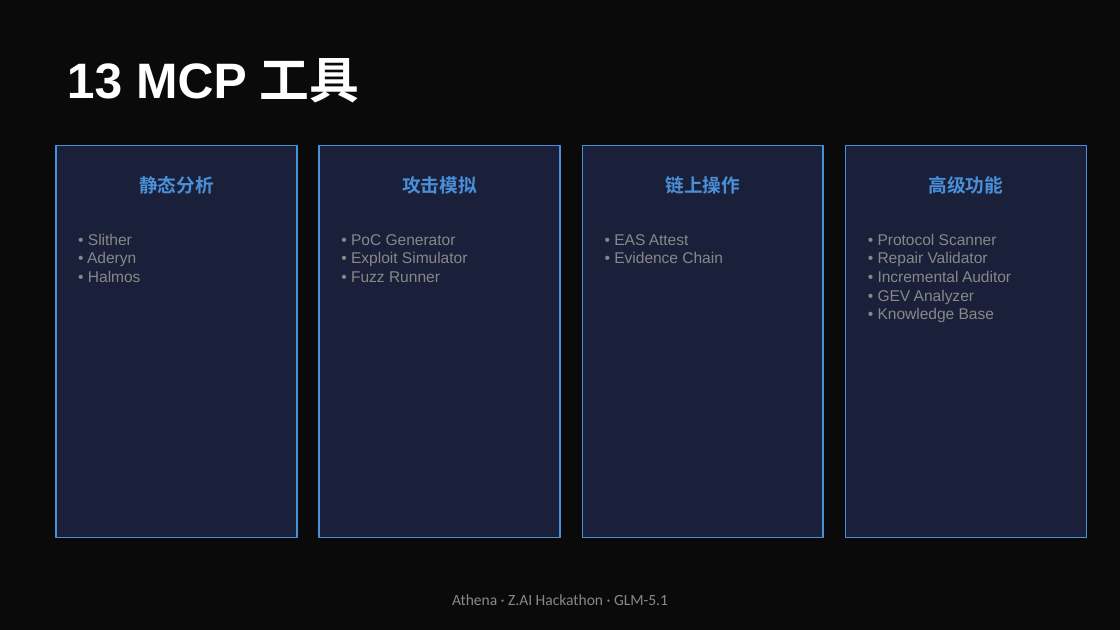
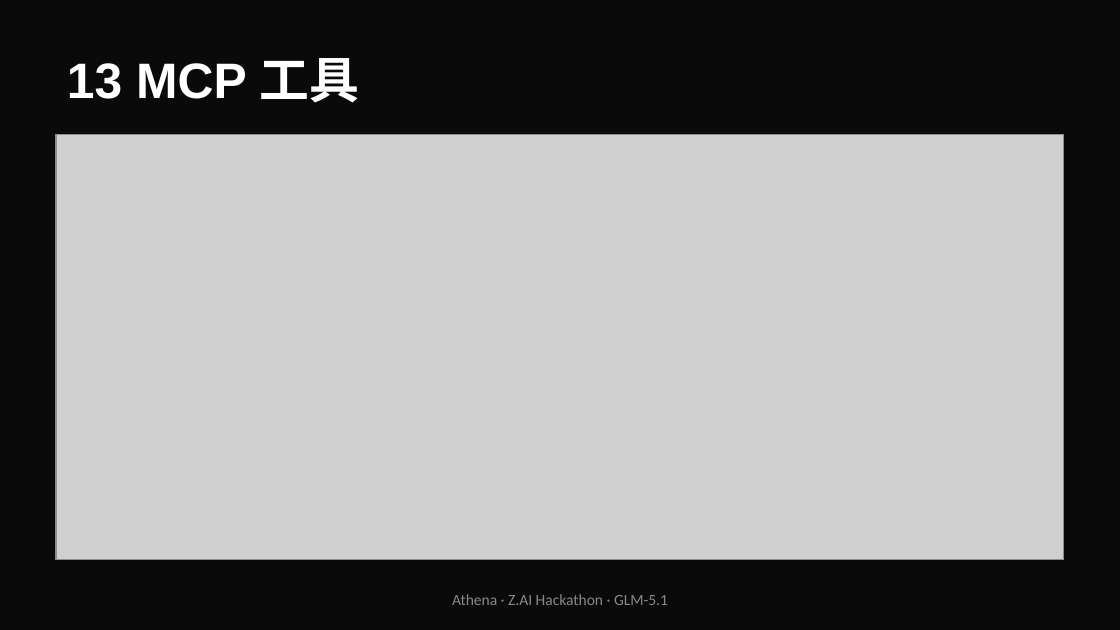
Before and after one commit to tiyadegure/Athena, a slide deck: slide 6 of ppt-assets/Athena-Hackathon.pptx. Drawn at 1120x630 pixels with LibreOffice and Linux fonts; fonts in the diff are those of the drawing; grey boxes stand for pictures. Boxes give left, top, right and bottom in pixels: in the first picture for what was removed or moved away, otherwise in the second. Text is boxed around its words. In the diff, an @@ line names an element or a change of style, - is before the commit and + after.

Commit message:
fix: all 5 SVGs now embedded in PPT (moved slide creation inside async IIFE)
- architecture.svg → Slide 4
- skill-agents.svg → Slide 5
- mcp-tools.svg → Slide 6
- audit-report.svg → Slide 7
- onchain-verification.svg → Slide 7
- 3.1MB PPTX, no more addImage errors

```diff
--- a/ppt-assets/Athena-Hackathon.pptx
+++ b/ppt-assets/Athena-Hackathon.pptx
@@ rectangle removed at (56, 146, 297, 538) @@
@@ picture added at (56, 134, 1064, 560) @@
@@ rectangle removed at (319, 146, 560, 538) @@
@@ rectangle removed at (582, 146, 823, 538) @@
@@ rectangle removed at (846, 146, 1086, 538) @@
@@ text removed at (139, 176, 214, 194) @@
-静态分析
@@ text removed at (402, 176, 477, 194) @@
-攻击模拟
@@ text removed at (665, 176, 740, 194) @@
-链上操作
@@ text removed at (929, 176, 1004, 194) @@
-高级功能
@@ text removed at (87, 234, 141, 282) @@
-• Slither
-• Aderyn
-• Halmos
@@ text removed at (351, 234, 467, 282) @@
-• PoC Generator
-• Exploit Simulator
-• Fuzz Runner
@@ text removed at (614, 234, 723, 263) @@
-• EAS Attest
-• Evidence Chain
@@ text removed at (878, 234, 1011, 322) @@
-• Protocol Scanner
-• Repair Validator
-• Incremental Auditor
-• GEV Analyzer
-• Knowledge Base
```
Also in this commit, not shown: 2 other slides changed, 5 other files.
